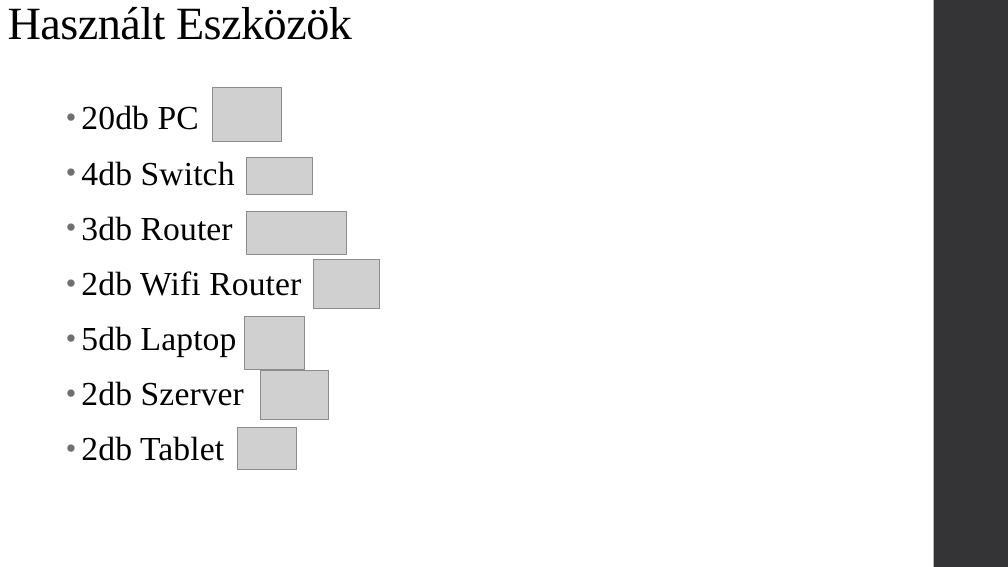
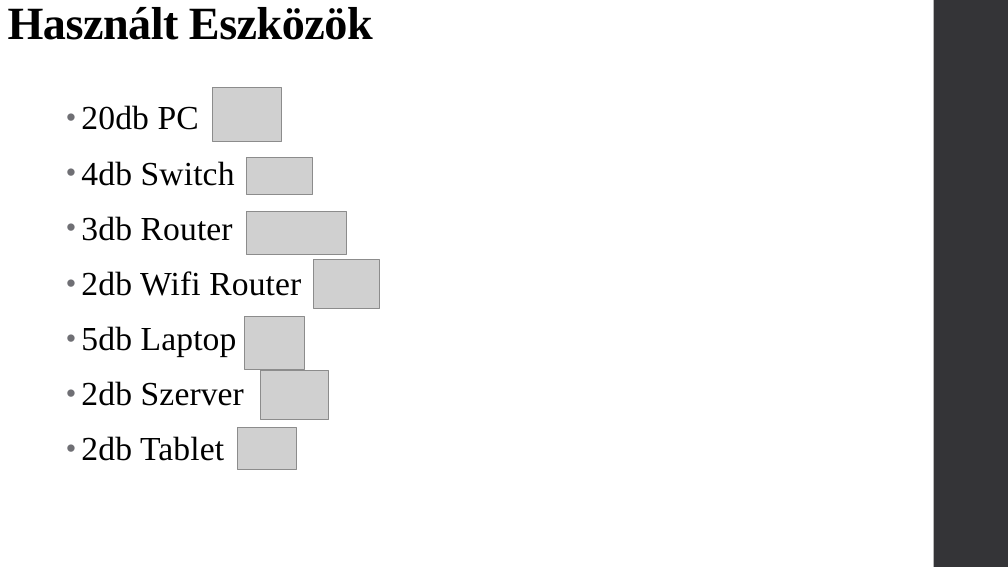
Before and after one commit to OsziMisi/Turros-elelmiszerlanc, a slide deck: slide 4 of Projekt.pptx. Drawn at 1008x567 pixels with LibreOffice and Linux fonts; fonts in the diff are those of the drawing; grey boxes stand for pictures. Boxes give left, top, right and bottom in pixels: in the first picture for what was removed or moved away, otherwise in the second. Text is boxed around its words. In the diff, an @@ line names an element or a change of style, - is before the commit and + after.

Commit message:
PPT update

```diff
--- a/Projekt.pptx
+++ b/Projekt.pptx
@@ title "Használt Eszközök" at bbox=[8, 7, 373, 40]: bold on @@
```
Also in this commit, not shown: 3 other slides changed.
